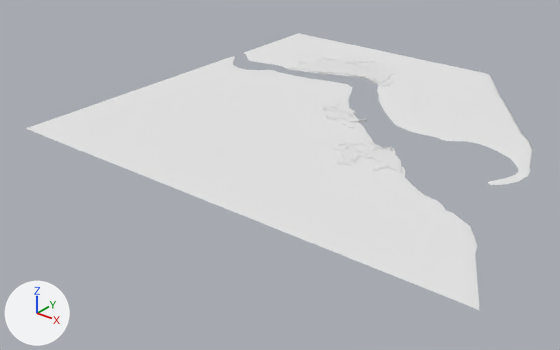
What one commit did to the Blender file Aura VR/Blender/terrain.blend.
One viewpoint serves both versions: a camera (50 mm lens) standing at (675.0, -1010.0, 435.0) and looking at (-26.0, -133.0, -109.0). The lights are fixed; the arrows at lower left show +X, +Y and +Z. Mesh edges are drawn as thin lines on the coarser meshes.

Before the edit, the objects in view are built like this:
```python
me_plane = bpy.data.meshes.new('Plane')
me_plane.from_pydata(...)  # 1035 vertices, 911 faces; spans x -341.0..428.0, y -378.0..325.0, z -32.0..-31.0
me_plane.polygons.foreach_set('use_smooth', [True] * 911)
me_plane.materials.append(mat_material_001)  # its picture is missing
me_plane_001 = bpy.data.meshes.new('Plane.001')
me_plane_001.from_pydata(...)  # 1184 vertices, 1196 faces; spans x -104.0..113.0, y -77.0..65.0, z -1.0..2.0
me_plane_003 = bpy.data.meshes.new('Plane.003')
me_plane_003.from_pydata(...)  # 996 vertices, 1006 faces; spans x -65.4..63.9, y -71.7..32.2, z -2.6..0.8
ob_grimsby_base = bpy.data.objects.new('grimsby_base', me_plane_003)
ob_grimsby_base.location = (137.0, -108.0, -30.0)
ob_hull_base = bpy.data.objects.new('hull_base', me_plane_001)
ob_hull_base.location = (-114.0, 194.0, -32.0)
ob_terrain = bpy.data.objects.new('Terrain', me_plane)
ob_terrain.location = (0.0, 0.0, 0.0)
# also in view: 'immingham_base' at (12.0, -20.0, -31.0)
```
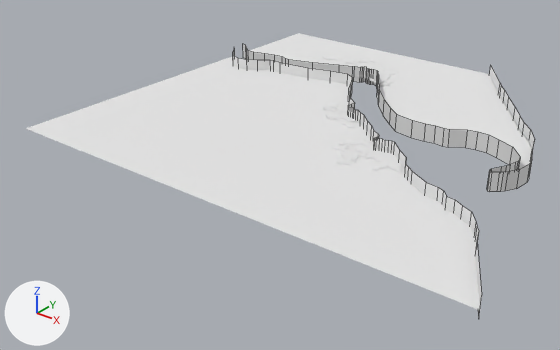
What differs and where, as boxes [x1, y1, x2, y2] in the pictures (560 x 350 px):
'EdgeWall', added: after [233, 44, 535, 318]

Edits to the bpy script that builds the scene:
```text
Add me_plane_004:
    me_plane_004.from_pydata(...)  # 288 vertices, 142 faces; spans x -341.0..428.0, y -378.0..325.0, z -42.0..-12.0
    me_plane_004.materials.append(mat_material_001)  # its picture is missing
Add ob_edgewall:
    ob_edgewall = bpy.data.objects.new('EdgeWall', me_plane_004)
    ob_edgewall.location = (0.0, 0.0, 0.0)
```
